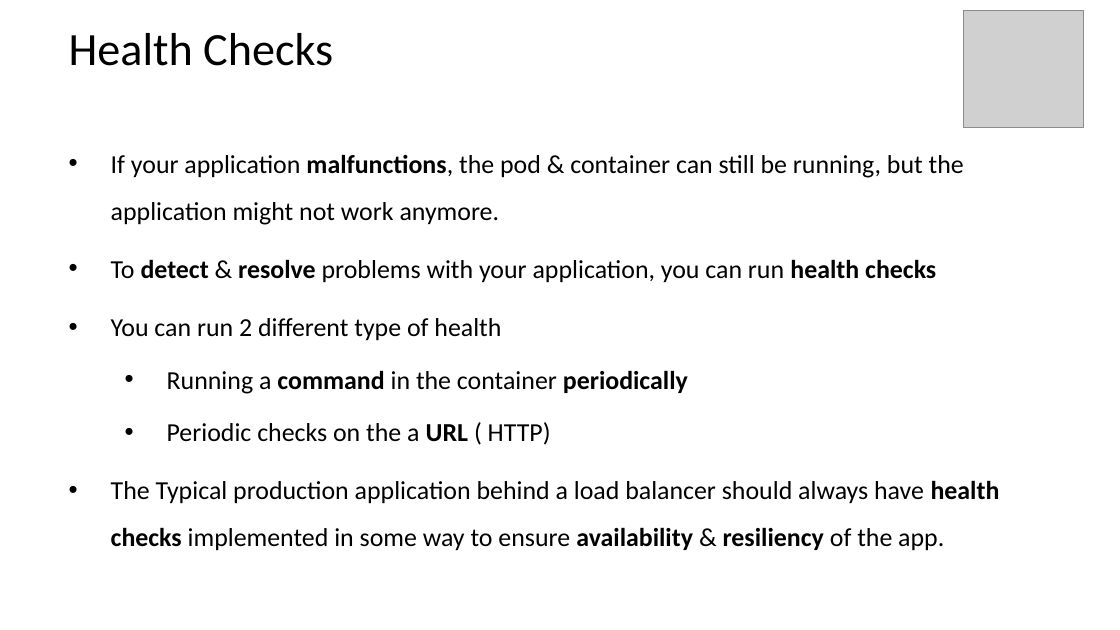
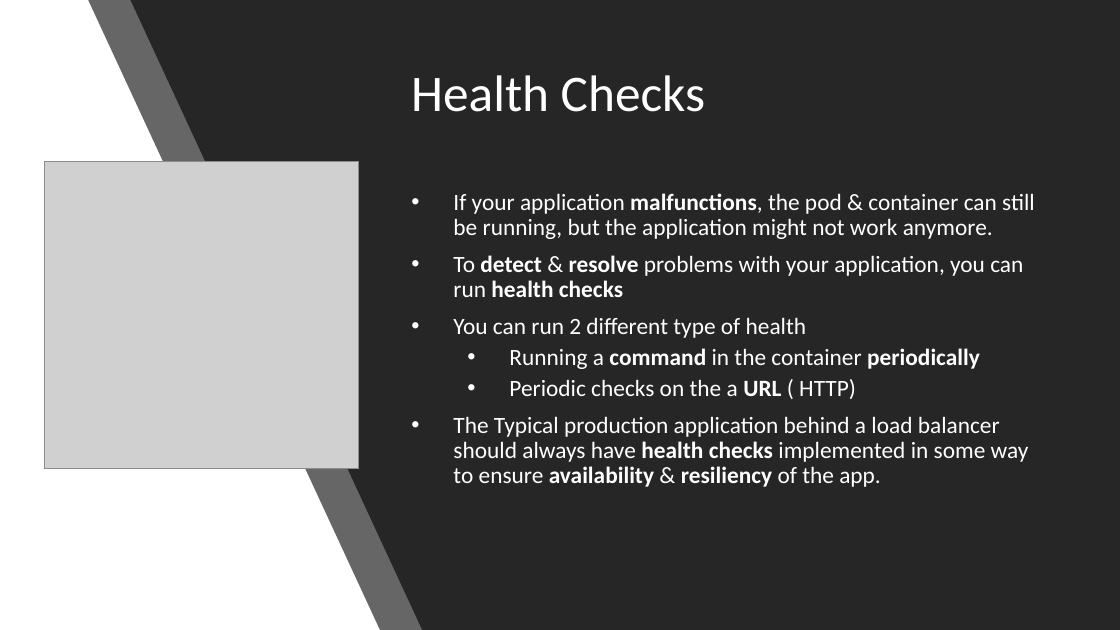
Before and after one commit to MohanRamadoss/kubernetes, a slide deck: slide 1 of 11-Health check/Health check.pptx. Drawn at 1120x630 pixels with LibreOffice and Linux fonts; fonts in the diff are those of the drawing; grey boxes stand for pictures. Boxes give left, top, right and bottom in pixels: in the first picture for what was removed or moved away, otherwise in the second. Text is boxed around its words. In the diff, an @@ line names an element or a change of style, - is before the commit and + after.

```diff
--- a/11-Health check/Health check.pptx
+++ b/11-Health check/Health check.pptx
@@ background #FFFFFF to #000000 @@
@@ rectangle added at (0,0,1120,630), fill #FFFFFF @@
@@ freeform shape added at (88,0,1119,630), fill #262626 at 70% opacity @@
@@ freeform shape added at (130,0,1120,630), fill #262626 @@
@@ title "Health Checks": place and size @@
-title "Health Checks" at (69,33,333,66)
+title "Health Checks" at (411,75,705,112)
@@ title "Health Checks" at (411,75,705,112): size 39.6 to 44 pt, text colour #000000 to #FFFFFF @@
@@ picture: place and size @@
-picture at (964,10,1085,128)
+picture at (45,161,360,469)
@@ text "If your application malfunctions, the ...": place and size @@
-text "If your application malfunctions, the ..." at (111,154,1000,551)
+text "If your application malfunctions, the ..." at (453,193,1035,487)
@@ text "If your application malfunctions, the ..." at (453,193,1035,487): size 22.2 to 20 pt, text colour #000000 to #FFFFFF; line spacing 1.5 to 0.9 @@
```
Also in this commit, not shown: 1 other slide changed, 1 slide added, 1 slide removed, 8 other files.
